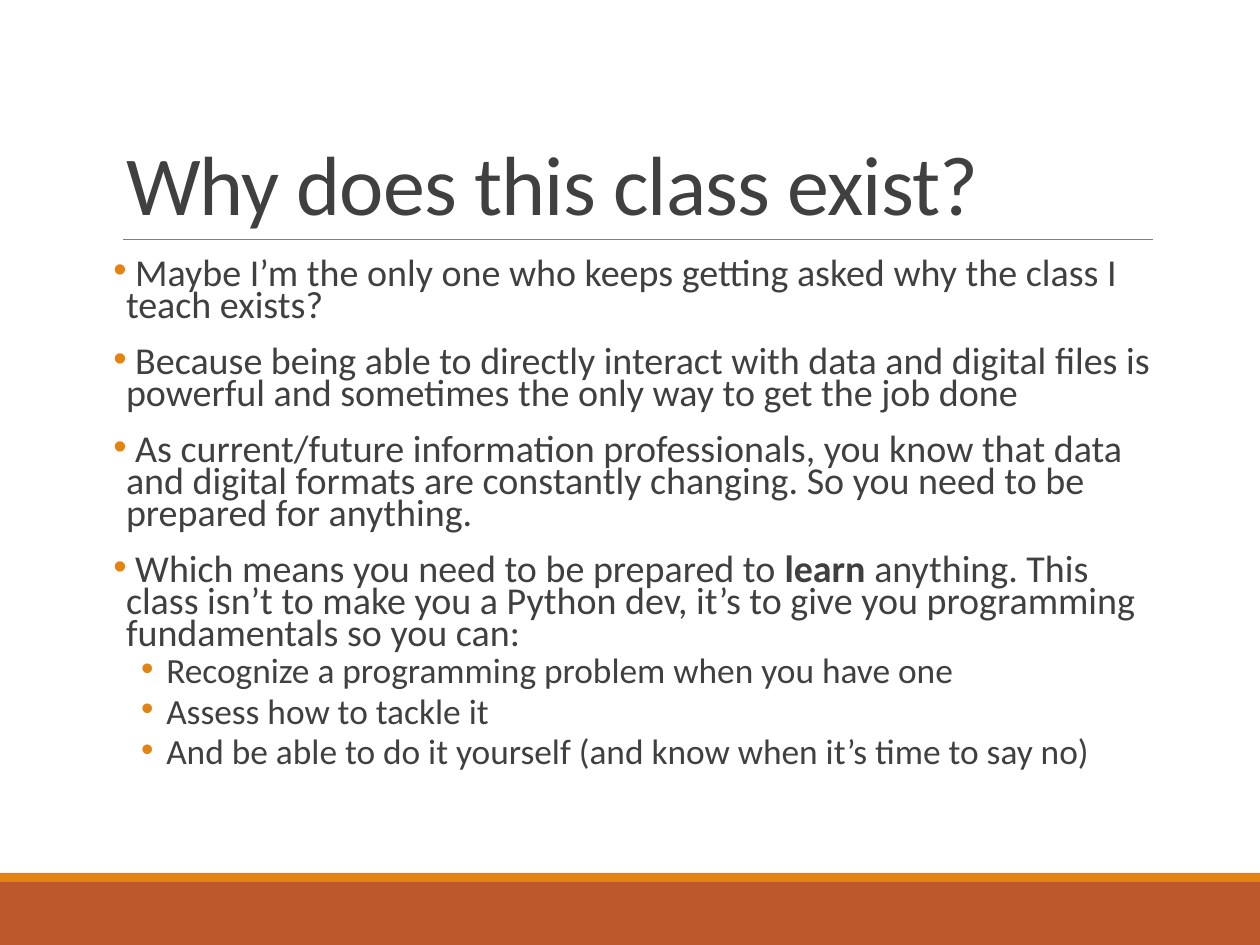
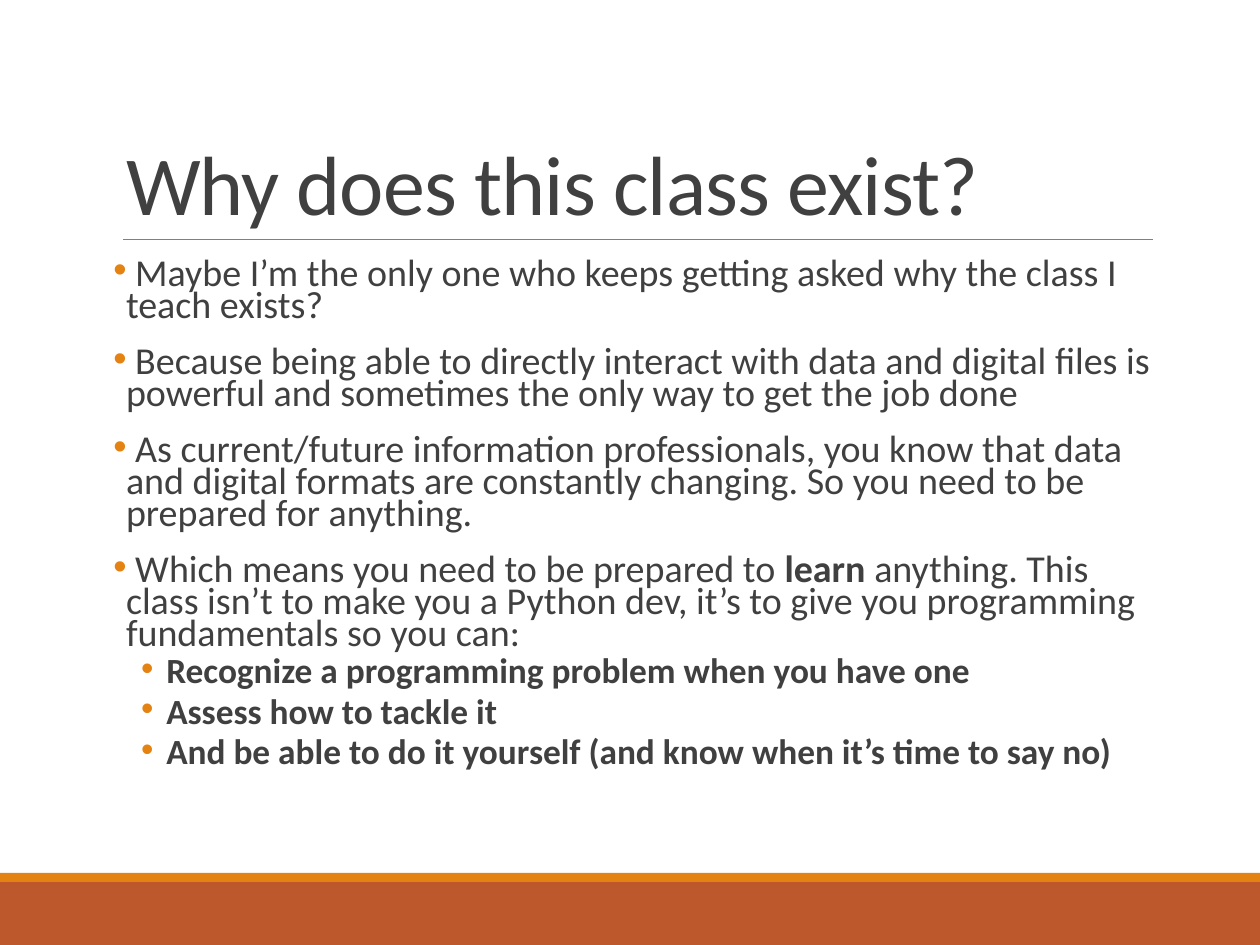
Before and after one commit to elliewix/IS-452-Spring2019, a slide deck: slide 4 of Lectures/IS452Fall2017Week01.pptx. Drawn at 1260x945 pixels with LibreOffice and Linux fonts; fonts in the diff are those of the drawing. Boxes give left, top, right and bottom in pixels: in the first picture for what was removed or moved away, otherwise in the second. Text is boxed around its words. In the diff, an @@ line names an element or a change of style, - is before the commit and + after.

```diff
--- a/Lectures/IS452Fall2017Week01.pptx
+++ b/Lectures/IS452Fall2017Week01.pptx
@@ text at [166, 658, 1110, 770]: bold on in "Recognize a programming problem when you have ...", "Assess how to tackle it", "And be able to do it yourself ..." @@
```
Also in this commit, not shown: 2 other slides changed, 1 other file.
